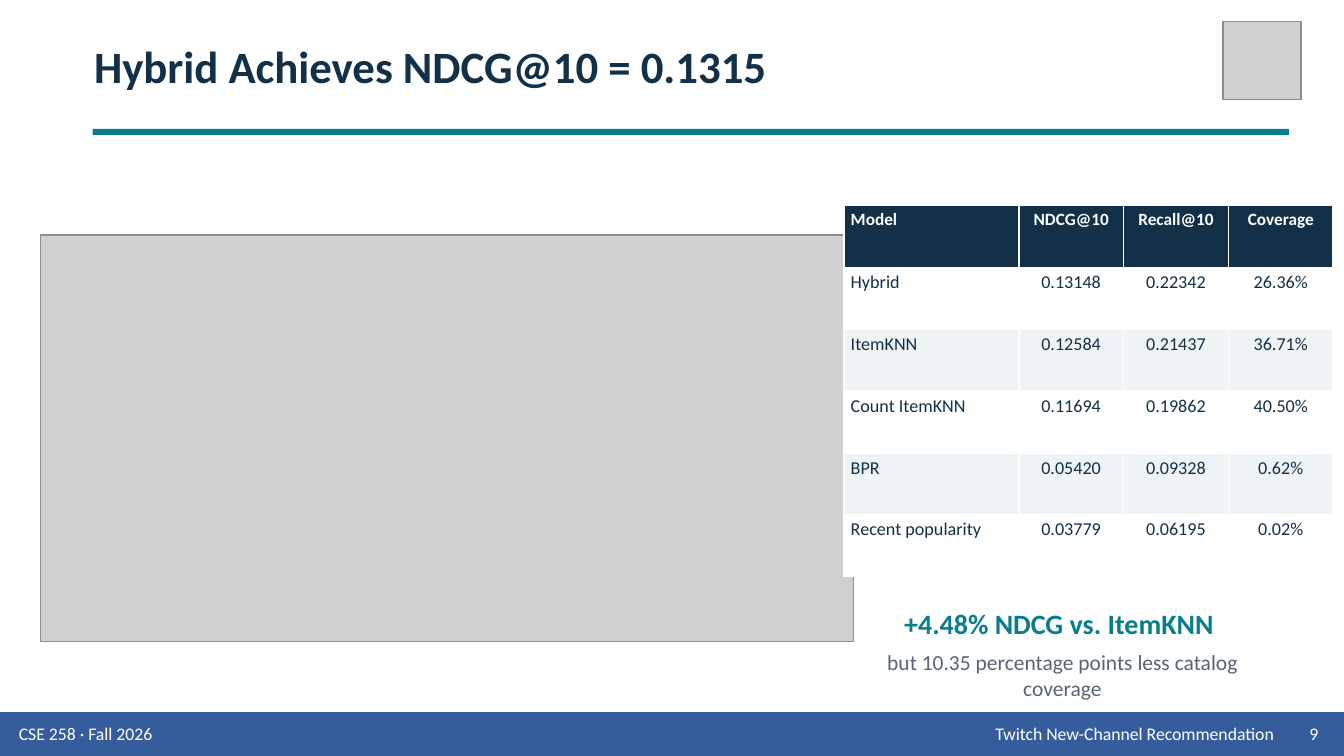
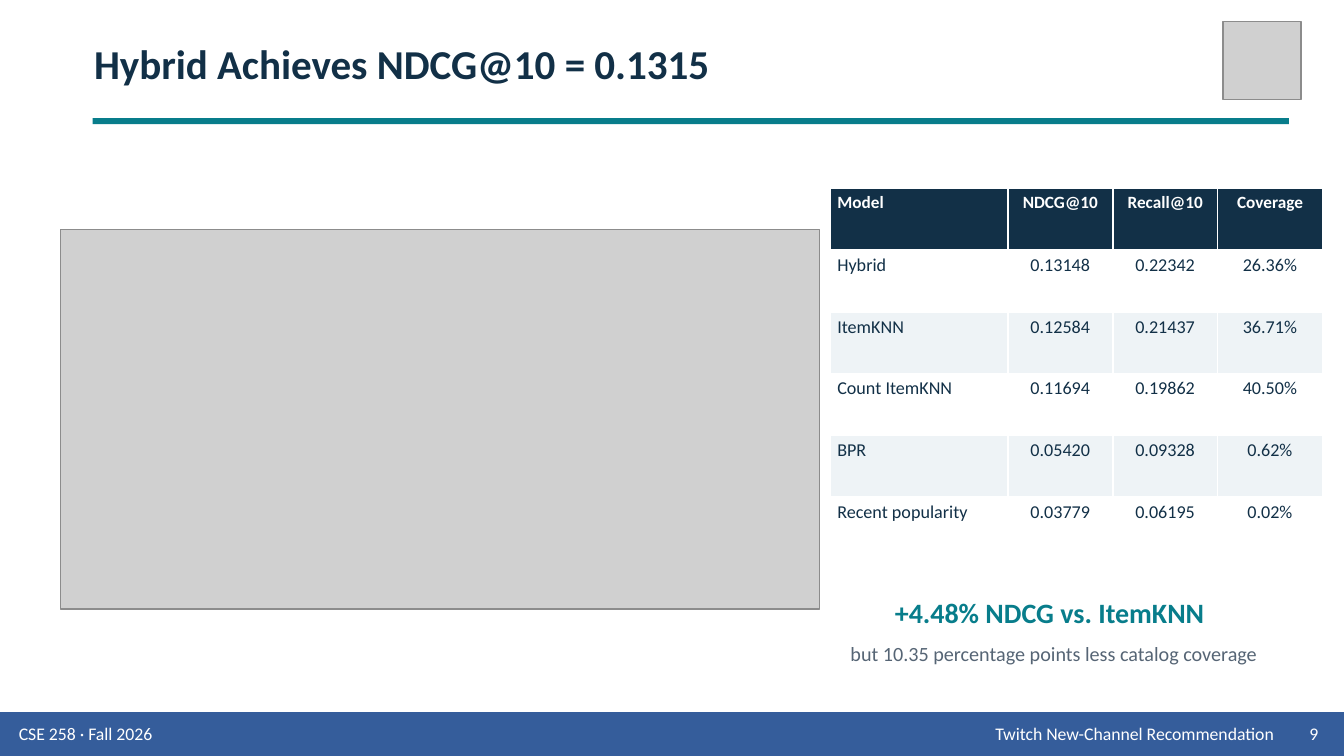
Before and after one commit to Wen-Chieh-Lo/You-know-who-did-God-did-, a slide deck: slide 9 of presentation/Group_9_Presentation_Twitch.pptx. Drawn at 1344x756 pixels with LibreOffice and Linux fonts; fonts in the diff are those of the drawing; grey boxes stand for pictures. Boxes give left, top, right and bottom in pixels: in the first picture for what was removed or moved away, otherwise in the second. Text is boxed around its words. In the diff, an @@ line names an element or a change of style, - is before the commit and + after.

```diff
--- a/presentation/Group_9_Presentation_Twitch.pptx
+++ b/presentation/Group_9_Presentation_Twitch.pptx
@@ text "Hybrid Achieves NDCG@10 = 0.1315" at (94,50,709,86): size 24 to 22 pt; vertical alignment top to middle @@
@@ rectangle: place and size @@
-rectangle at (93,129,1289,134)
+rectangle at (93,118,1289,124)
@@ table: place and size @@
-table at (844,206,1333,577)
+table at (831,188,1322,559)
@@ picture: place and size @@
-picture at (40,235,853,641)
+picture at (60,230,820,610)
@@ text "+4.48% NDCG vs. ItemKNN": place and size @@
-text "+4.48% NDCG vs. ItemKNN" at (904,614,1214,635)
+text "+4.48% NDCG vs. ItemKNN" at (895,603,1204,624)
@@ text "but 10.35 percentage points less ...": place and size @@
-text "but 10.35 percentage points less ..." at (887,655,1238,700)
+text "but 10.35 percentage points less ..." at (850,647,1256,665)
@@ text "but 10.35 percentage points less ..." at (850,647,1256,665): size 11.5 to 10.8 pt @@
```
Also in this commit, not shown: 13 other slides changed, 1 slide added, 1 slide removed, 2 other files.
